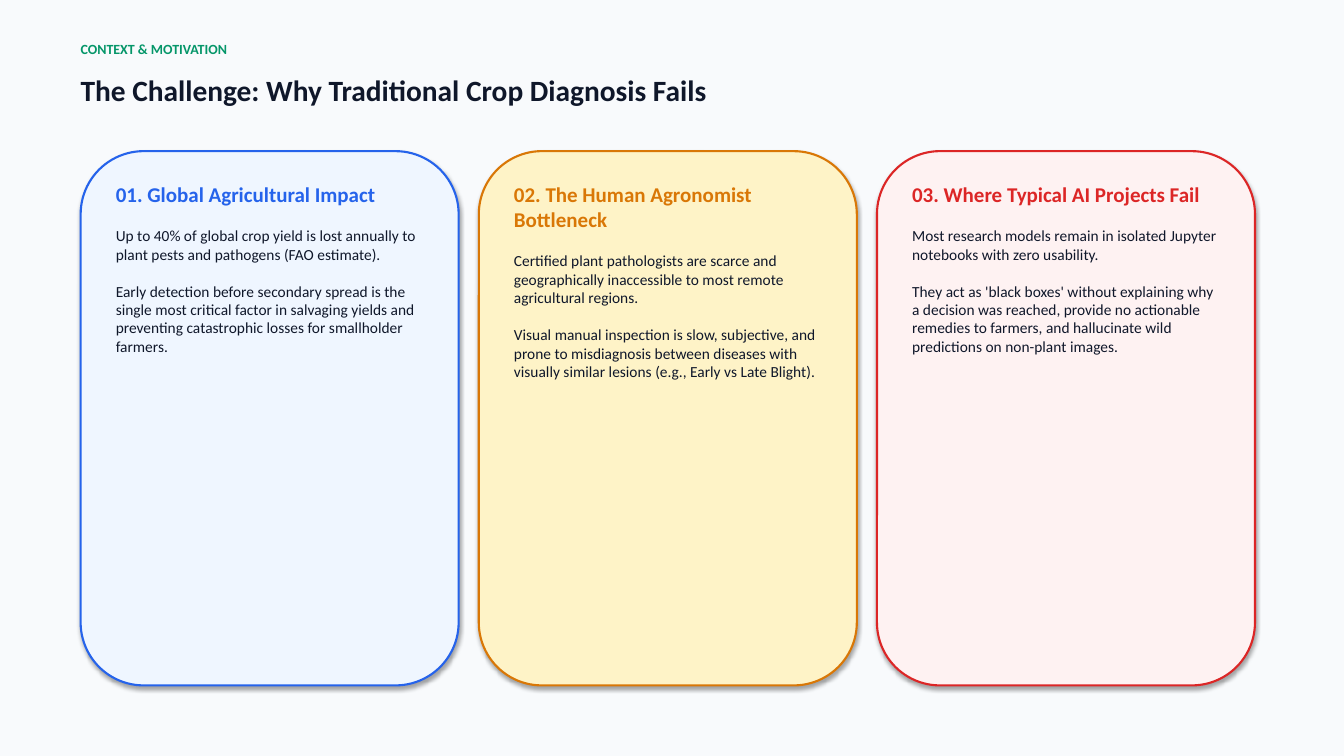
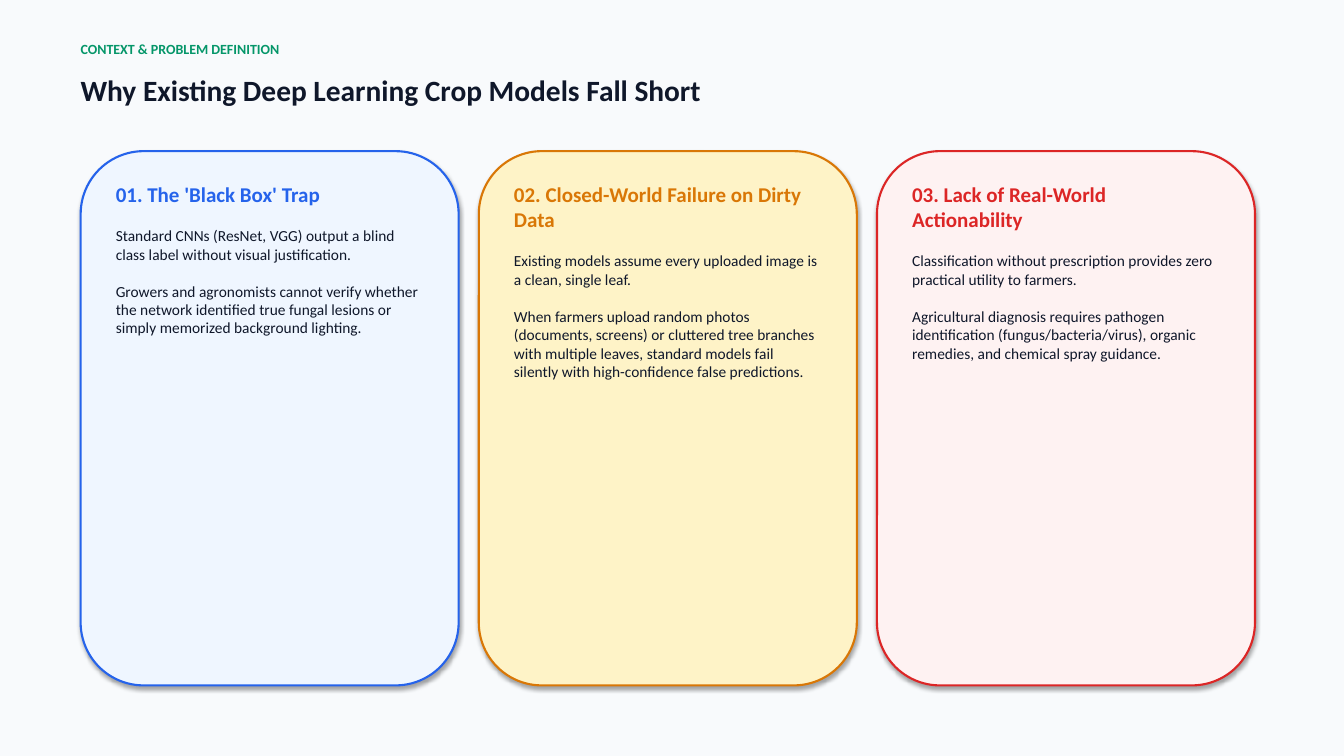
Before and after one commit to mokshit007/DL-crop-disease-detections, a slide deck: slide 2 of CropSense_AI_Official_Presentation.pptx. Drawn at 1344x756 pixels with LibreOffice and Linux fonts; fonts in the diff are those of the drawing. Boxes give left, top, right and bottom in pixels: in the first picture for what was removed or moved away, otherwise in the second. Text is boxed around its words. In the diff, an @@ line names an element or a change of style, - is before the commit and + after.

Commit message:
Add novel EfficientNetV2-CBAM attention architecture, multi-model benchmark suite, and robustness stress testing

```diff
--- a/CropSense_AI_Official_Presentation.pptx
+++ b/CropSense_AI_Official_Presentation.pptx
@@ text at box(81, 45, 279, 54): text changed @@
-CONTEXT & MOTIVATION
+CONTEXT & PROBLEM DEFINITION
@@ text at box(81, 80, 701, 106): text changed @@
-The Challenge: Why Traditional Crop Diagnosis Fails
+Why Existing Deep Learning Crop Models Fall Short
@@ text at box(116, 187, 418, 336): text changed @@
-01. Global Agricultural Impact
-Up to 40% of global crop yield is lost annually to plant pests and pathogens (FAO estimate).
-Early detection before secondary spread is the single most critical factor in salvaging yields and preventing catastrophic losses for smallholder farmers.
+01. The 'Black Box' Trap
+Standard CNNs (ResNet, VGG) output a blind class label without visual justification.
+Growers and agronomists cannot verify whether the network identified true fungal lesions or simply memorized background lighting.
@@ text at box(514, 187, 818, 380): text changed @@
-02. The Human Agronomist Bottleneck
-Certified plant pathologists are scarce and geographically inaccessible to most remote agricultural regions.
-Visual manual inspection is slow, subjective, and prone to misdiagnosis between diseases with visually similar lesions (e.g., Early vs Late Blight).
+02. Closed-World Failure on Dirty Data
+Existing models assume every uploaded image is a clean, single leaf.
+When farmers upload random photos (documents, screens) or cluttered tree branches with multiple leaves, standard models fail silently with high-confidence false predictions.
@@ text at box(912, 187, 1213, 362): text changed @@
-03. Where Typical AI Projects Fail
-Most research models remain in isolated Jupyter notebooks with zero usability.
-They act as 'black boxes' without explaining why a decision was reached, provide no actionable remedies to farmers, and hallucinate wild predictions on non-plant images.
+03. Lack of Real-World Actionability
+Classification without prescription provides zero practical utility to farmers.
+Agricultural diagnosis requires pathogen identification (fungus/bacteria/virus), organic remedies, and chemical spray guidance.
```
Also in this commit, not shown: 4 other slides changed, 4 slides added, 4 slides removed, 7 other files.
